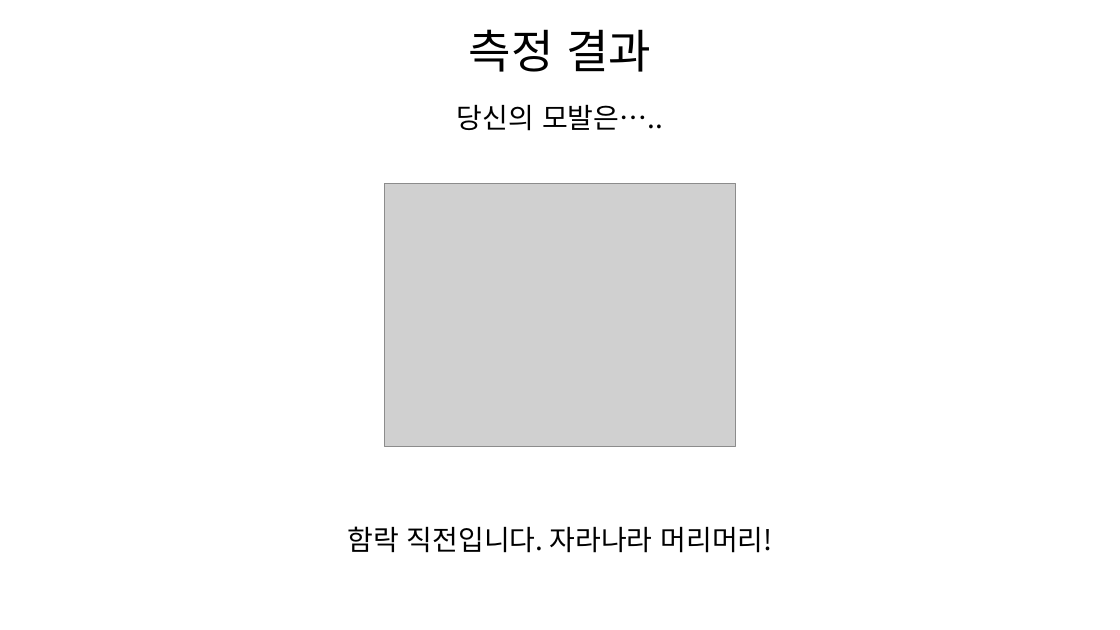
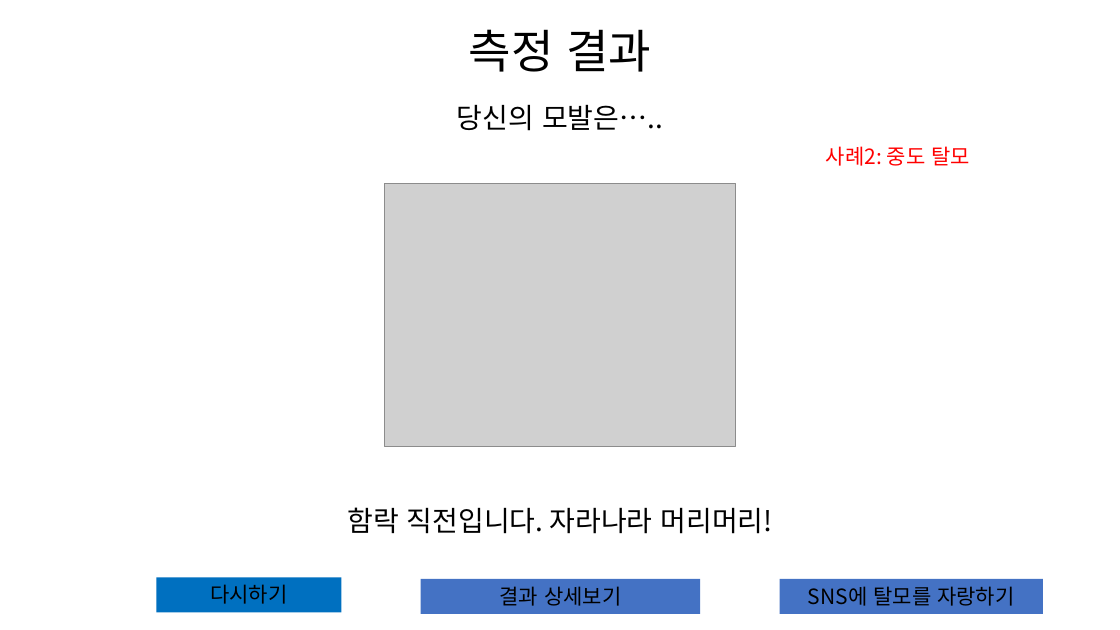
Before and after one commit to Teachable-Machine/OSS_Project, a slide deck: slide 3 of Frontend/design/OSS_project_design.pptx. Drawn at 1120x630 pixels with LibreOffice and Linux fonts; fonts in the diff are those of the drawing; grey boxes stand for pictures. Boxes give left, top, right and bottom in pixels: in the first picture for what was removed or moved away, otherwise in the second. Text is boxed around its words. In the diff, an @@ line names an element or a change of style, - is before the commit and + after.

```diff
--- a/Frontend/design/OSS_project_design.pptx
+++ b/Frontend/design/OSS_project_design.pptx
@@ text added at bbox=[826, 146, 970, 166], 18 pt, text #FF0000 @@
+사례2: 중도 탈모
@@ text "함락 직전입니다. 자라나라 머리머리!": place and size @@
-text "함락 직전입니다. 자라나라 머리머리!" at bbox=[347, 526, 772, 553]
+text "함락 직전입니다. 자라나라 머리머리!" at bbox=[347, 507, 772, 534]
@@ rectangle added at bbox=[156, 577, 341, 613], fill #0070C0, 18 pt, text #000000 @@
+다시하기
@@ rectangle added at bbox=[421, 579, 701, 614], fill #4472C4, 18 pt, text #000000 @@
+결과 상세보기
@@ rectangle added at bbox=[780, 579, 1044, 614], fill #4472C4, 18 pt, text #000000 @@
+SNS에 탈모를 자랑하기
```
Also in this commit, not shown: 2 other slides changed, 3 slides added.
